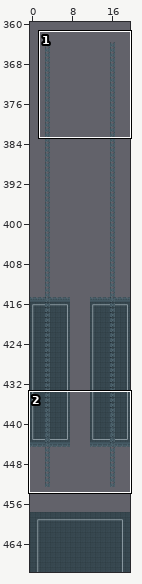
Tiled map: maps/second_stage.tmx. Above: a wide view before the commit, with the close-up outlined.
Close-up. First the earlier version:
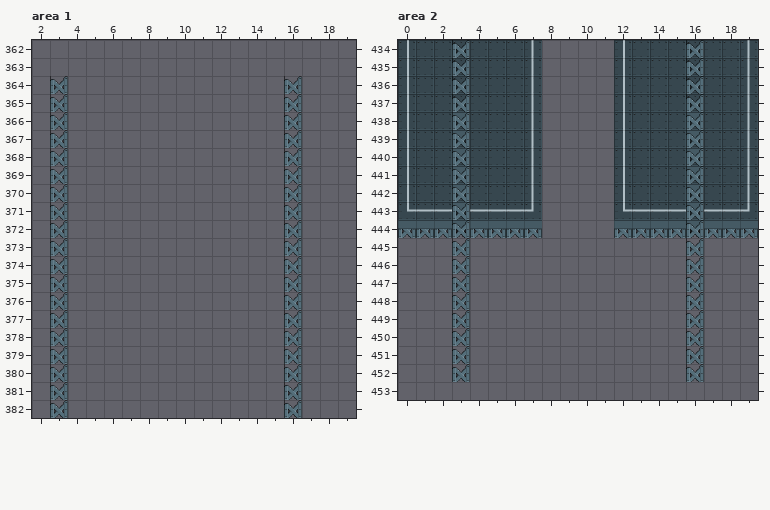
Cells are 32x32 px. Shown: area 1 x 2..19, y 362..382; area 2 x 0..19, y 434..453. The commit also changed other parts of the map, which this record leaves out.
Once edited:
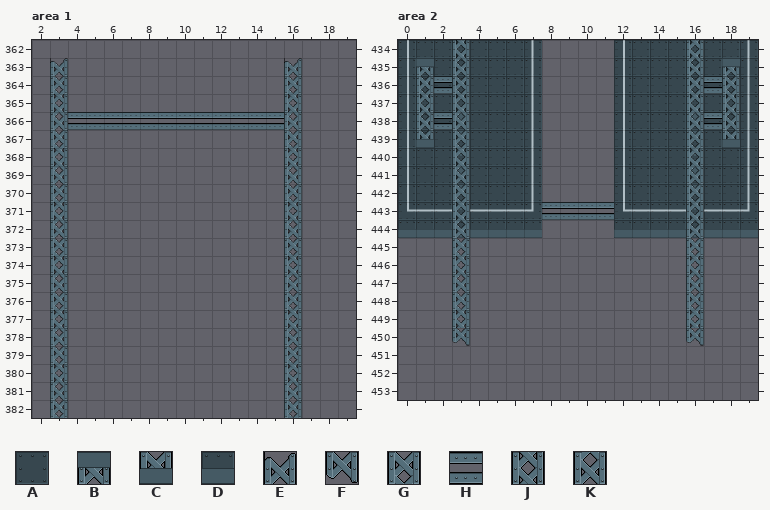
Key: from "hangar_tiles": A 0, B 2, C 3, D 4, E 5, F 6, G 7, H 12, J 14, K 21 "rtank".
_ is an empty cell, . an unchanged one.
The exact change:
--- layer "shadow", area 1
@@ x 3..16 @@
-363 _............_
-364 E............E
-365 E............E
-366 E____________E
-367 E............E
-368 E............E
-369 E............E
-370 E............E
-371 E............E
-372 E............E
-373 E............E
-374 E............E
-375 E............E
-376 E............E
-377 E............E
-378 E............E
-379 E............E
-380 E............E
-381 E............E
-382 E............E
+363 E............E
+364 G............G
+365 J............J
+366 KHHHHHHHHHHHHK
+367 G............G
+368 J............J
+369 K............K
+370 G............G
+371 J............J
+372 K............K
+373 G............G
+374 J............J
+375 K............K
+376 G............G
+377 J............J
+378 K............K
+379 G............G
+380 J............J
+381 K............K
+382 G............G
--- layer "Tilelaag 1", area 2
@@ x 1..18 @@
-435 _................_
-436 __..............__
-437 _................_
-438 __..............__
-439 _................_
+435 A................A
+436 AA..............AA
+437 A................A
+438 AA..............AA
+439 A................A
@@ x 3..16 @@
-443 .....____.....
-444 B............B
+443 .....HHHH.....
+444 D............D
--- layer "shadow", area 2
@@ x 0..19 @@
-434 ...E............E...
-435 .A.E............E.A.
-436 .AAE............EAA.
-437 .A.E............E.A.
-438 .AAE............EAA.
-439 .A.E............E.A.
-440 ...E............E...
-441 ...E............E...
-442 ...E............E...
-443 ...E............E...
-444 BBBEBBBB....BBBBEBBB
-445 ...E............E...
-446 ...E............E...
-447 ...E............E...
-448 ...E............E...
-449 ...E............E...
-450 ...E............E...
-451 ...E............E...
-452 ...E............E...
+434 ...J............J...
+435 .B.K............K.B.
+436 .GHG............GHG.
+437 .J.J............J.J.
+438 .KHK............KHK.
+439 .C.G............G.C.
+440 ...J............J...
+441 ...K............K...
+442 ...G............G...
+443 ...J............J...
+444 DDDKDDDD....DDDDKDDD
+445 ...G............G...
+446 ...J............J...
+447 ...K............K...
+448 ...G............G...
+449 ...J............J...
+450 ...F............F...
+451 ..._............_...
+452 ..._............_...
Changed places in both close-ups, as pixel boxes (x1, y1, x2, y2):
changed: (50, 58, 302, 418)
changed: (398, 40, 758, 382)
